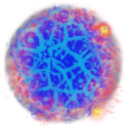
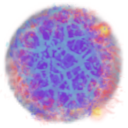
Before/after of a 128 x 128 layered artwork. What changed in the layer stack:
"BlueSpray": opacity 100% → 80%, painted on it over (4, 3, 122, 125)
"RedSpray": opacity 100% → 80%, painted on it over (4, 3, 124, 126)
"YellowSpray": opacity 100% → 80%, painted on it over (4, 3, 124, 126)
